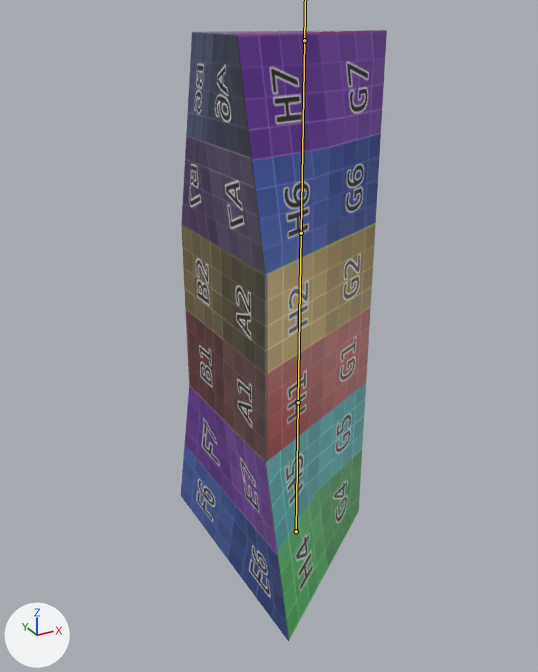
The FBX model Resources/Model/objCube/objCube.fbx as it was, and as the next commit left it.
Both versions are drawn from a 50 mm lens placed at (-4.14, -6.79, 5.33), pointed at (-0.24, 0.3, 1.78). The axes (+X, +Y, +Z) are drawn at lower left. The lights are the same throughout. The bones that bend it are drawn over the model as lines.

The first picture shows '立方体'.
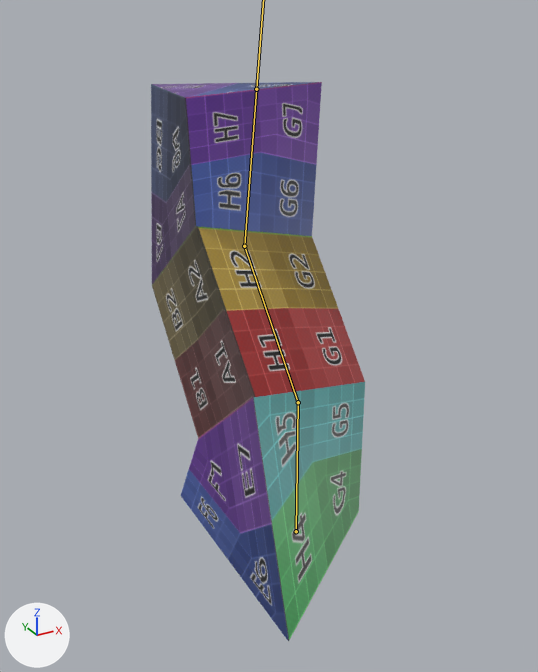
The newer file adds an action. The first version stands in its rest pose; the second is drawn at frame 140 of the action 'アーマチュア|アーマチュア|アーマチュア|Action2'.

The change, as a list of edits to the scene's bpy script:
```text
Change bone_middle:
    where bone_middle = bpy.data.objects['アーマチュア'].pose.bones['Middle']  # child of 'Bottom'
    bone_middle.rotation_quaternion: (1.0, 0.0, 0.0, 0.0) -> (0.937, -0.348, 0.0, 0.0)  # degrees (0, 0, 0) -> degrees (-41, 0, 0)
Change bone_top:
    where bone_top = bpy.data.objects['アーマチュア'].pose.bones['Top']  # child of 'Middle'
    bone_top.rotation_quaternion: (1.0, 0.0, 0.0, 0.0) -> (0.902, 0.432, 0.0, 0.0)  # degrees (0, 0, 0) -> degrees (51, 0, 0)
```

Pixel boxes [x1, y1, x2, y2] of what changed, in the pictures (538 x 672 px):
'立方体', posed (8% shorter)
    before: [181, 30, 387, 641]
    after: [151, 82, 365, 641]
bone 'Middle', root to tip
    before: (298, 402) to (301, 233)
    after: (298, 402) to (244, 246)
bone 'Top', root to tip
    before: (301, 233) to (304, 40)
    after: (244, 246) to (256, 89)
